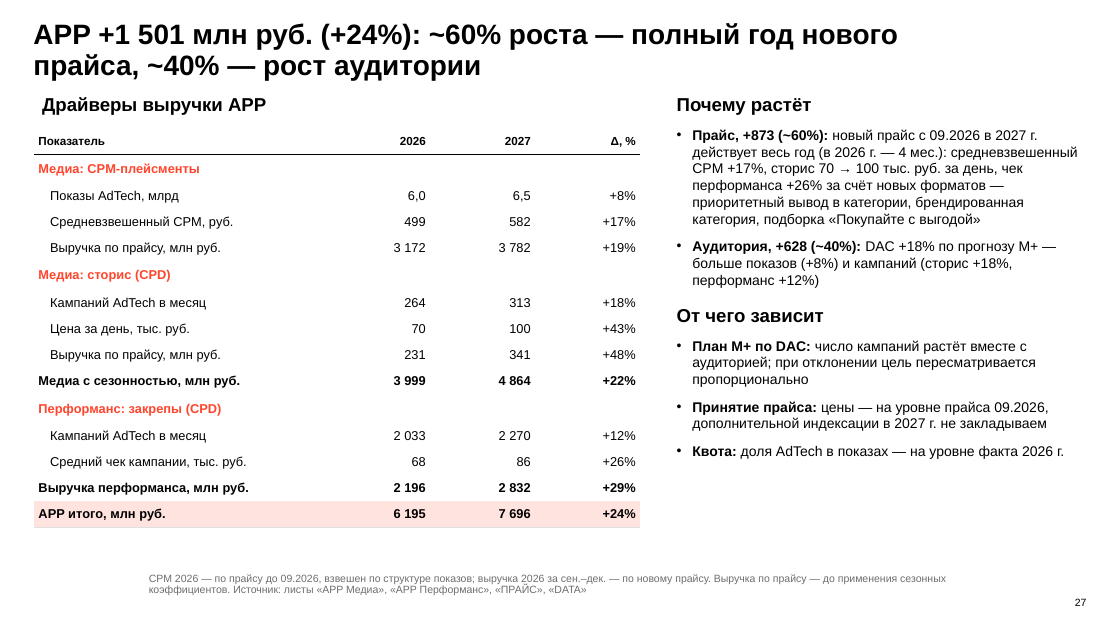
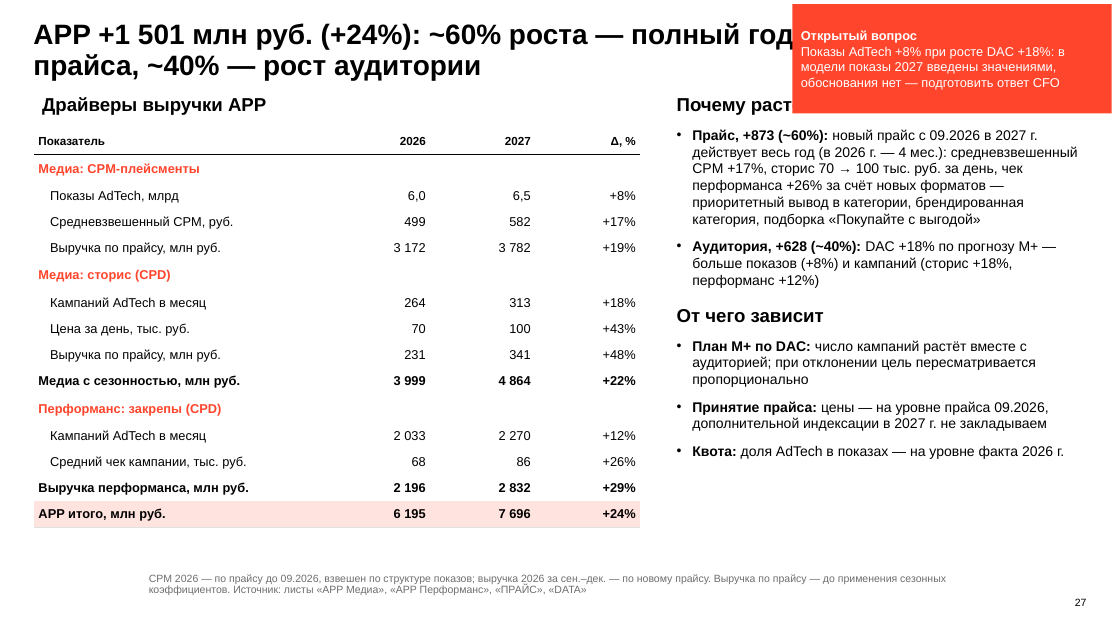
Before and after one commit to DenisMagnit/1, a slide deck: slide 27 of BU27_AdTech_final_deck_1016.pptx. Drawn at 1120x630 pixels with LibreOffice and Linux fonts; fonts in the diff are those of the drawing; background and template pictures are left out. Boxes give left, top, right and bottom in pixels: in the first picture for what was removed or moved away, otherwise in the second. Text is boxed around its words. In the diff, an @@ line names an element or a change of style, - is before the commit and + after.

```diff
--- a/BU27_AdTech_final_deck_1016.pptx
+++ b/BU27_AdTech_final_deck_1016.pptx
@@ rectangle added at (792, 4, 1112, 113), fill #FF452C, 11 pt, text #FFFFFF @@
+Открытый вопрос
+Показы AdTech +8% при росте DAC +18%: в модели показы 2027 введены значениями, обоснования нет — подготовить ответ CFO
```
Also in this commit, not shown: 7 other slides changed.
